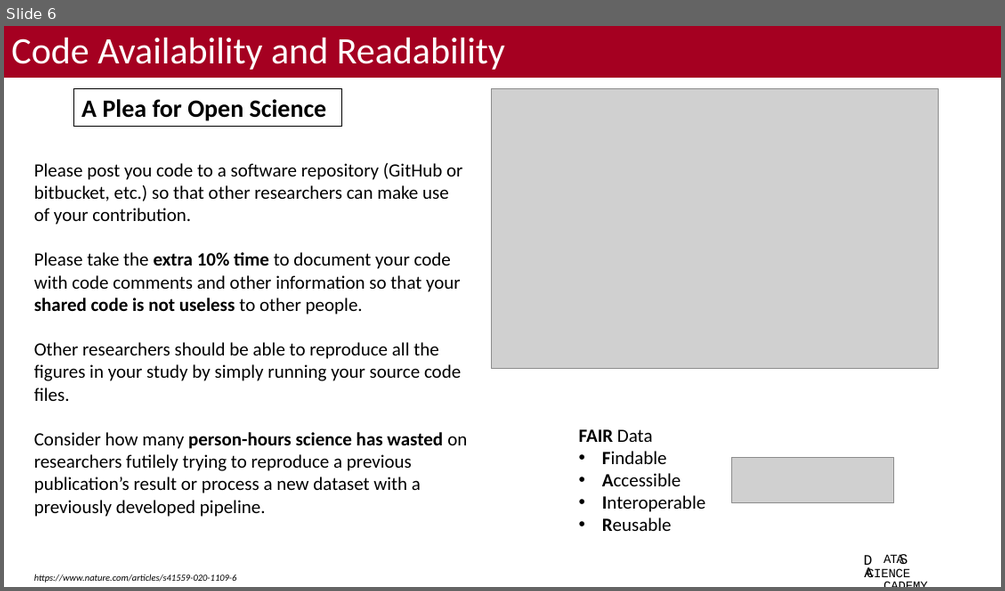
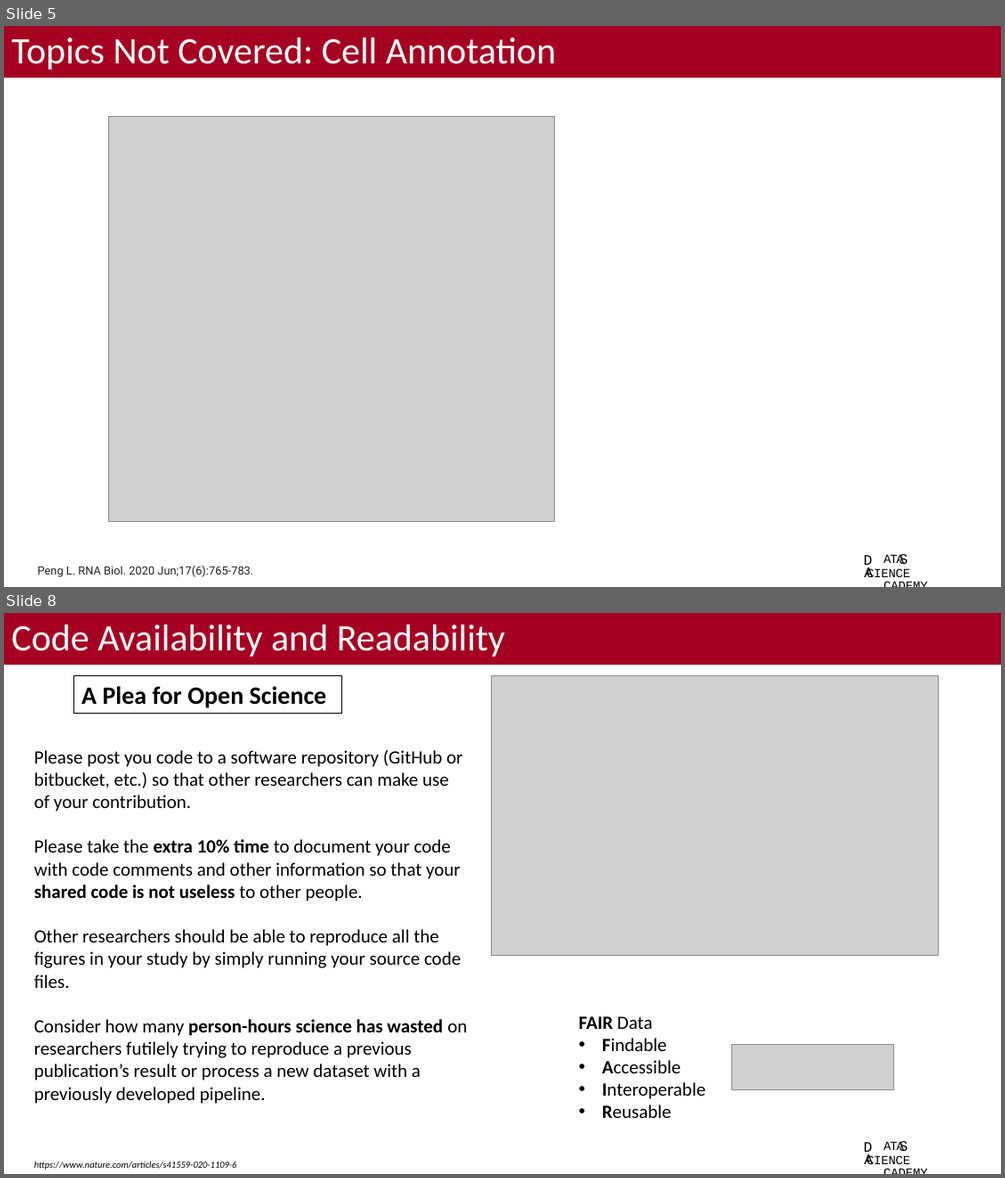
Before and after one commit to bacorli2/scrna_workshop, a slide deck: M7_Summary/M7_Best_Practices.pptx. Shown one above the other, each under a label of ours: slide 6 before the commit, slides 5 and 8 after it; the slides between them are not shown. The pictures are 1005x591 and 1005x1178 pixels, drawn with LibreOffice and Linux fonts; fonts in the diff are those of the drawing; grey boxes stand for pictures; background and template pictures are left out. Boxes give left, top, right and bottom in pixels: in the first picture for what was removed or moved away, otherwise in the second. Text is boxed around its words. In the diff, an @@ line names an element or a change of style, - is before the commit and + after.

```diff
--- a/M7_Summary/M7_Best_Practices.pptx
+++ b/M7_Summary/M7_Best_Practices.pptx
@@ slide 5 added at box(4, 26, 1001, 587), background #FFFFFF; not listed: 4 template elements that a slide beside it also shows @@
@@ title added at box(4, 26, 1001, 78), fill #A50021, 36 pt, text #FFFFFF @@
+Topics Not Covered: Cell Annotation
@@ picture added at box(108, 117, 554, 521) @@
@@ text added at box(38, 565, 253, 577), 11 pt, text #212121 @@
+Peng L. RNA Biol. 2020 Jun;17(6):765-783.
@@ what was slide 6 is now slide 8 @@
```
Also in this commit, not shown: 3 slides changed, 2 other slides added, 1 slide removed, 1 other file.
